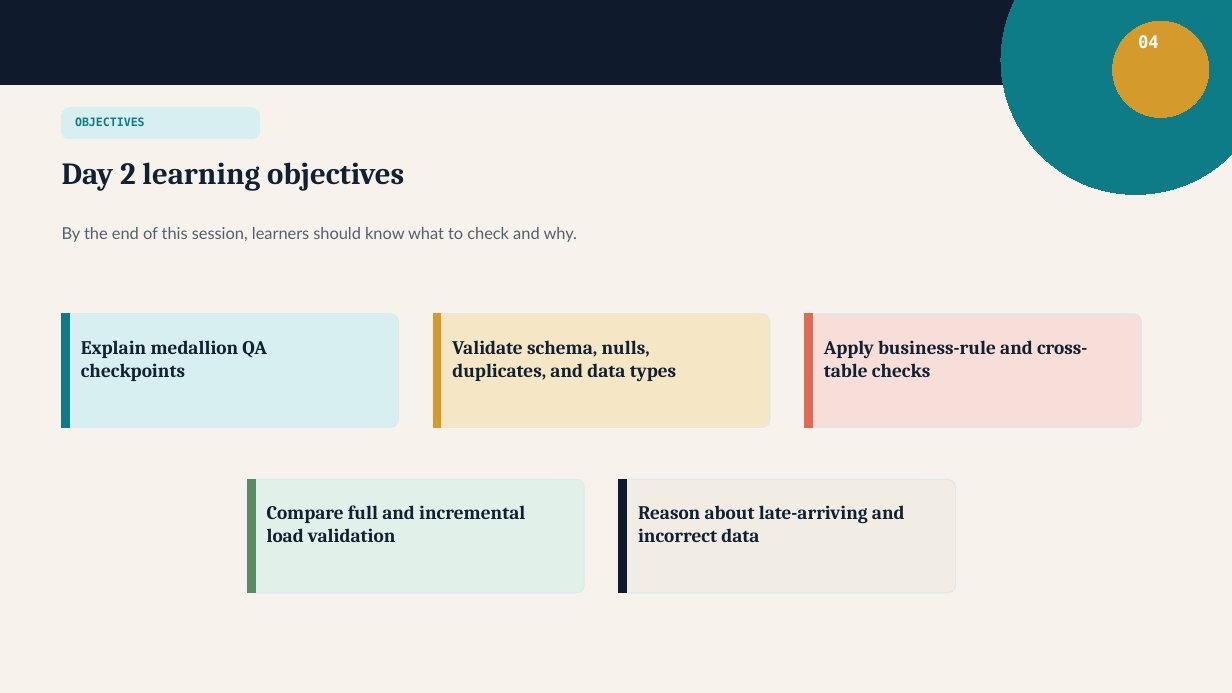
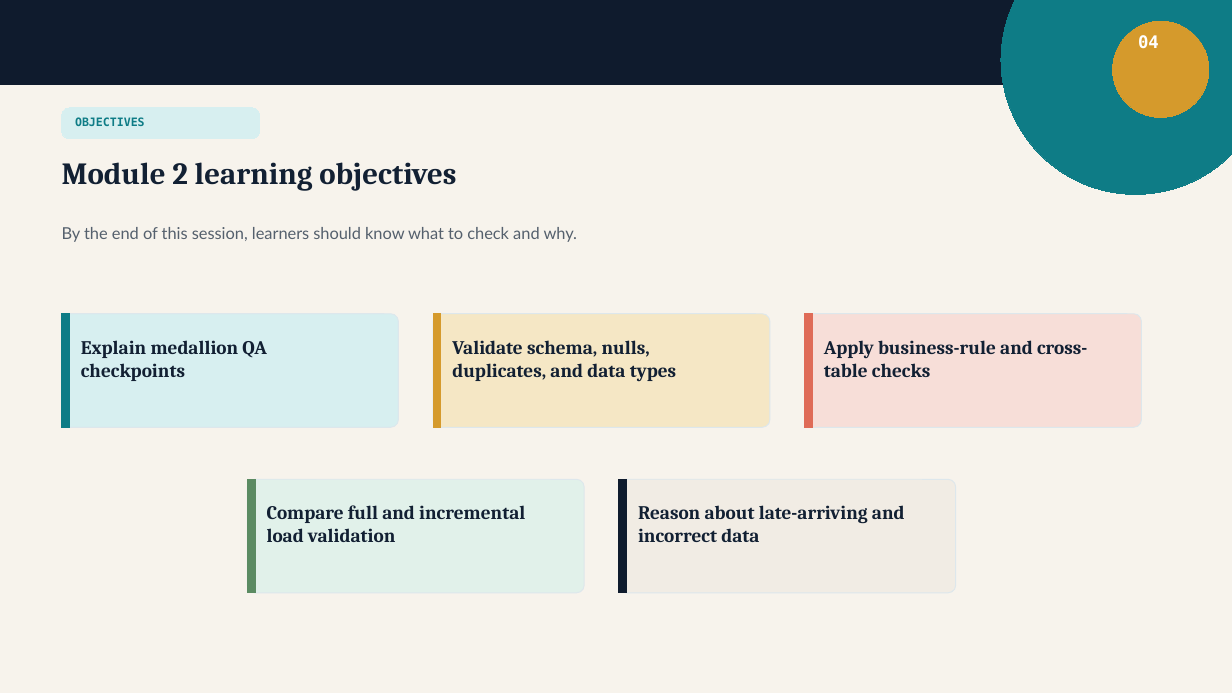
Before and after one commit to krish1711/MS-Fabric-QA-Training, a slide deck: slide 4 of Module 2/module-02-day-2-data-validation-quality-testing.pptx. Drawn at 1232x693 pixels with LibreOffice and Linux fonts; fonts in the diff are those of the drawing. Boxes give left, top, right and bottom in pixels: in the first picture for what was removed or moved away, otherwise in the second. Text is boxed around its words. In the diff, an @@ line names an element or a change of style, - is before the commit and + after.

Commit message:
Module Name changes

```diff
--- a/Module 2/module-02-day-2-data-validation-quality-testing.pptx
+++ b/Module 2/module-02-day-2-data-validation-quality-testing.pptx
@@ text at box(62, 162, 456, 191): text changed @@
-Day 2 learning objectives
+Module 2 learning objectives
```
Also in this commit, not shown: 3 other slides changed, 5 other files.
